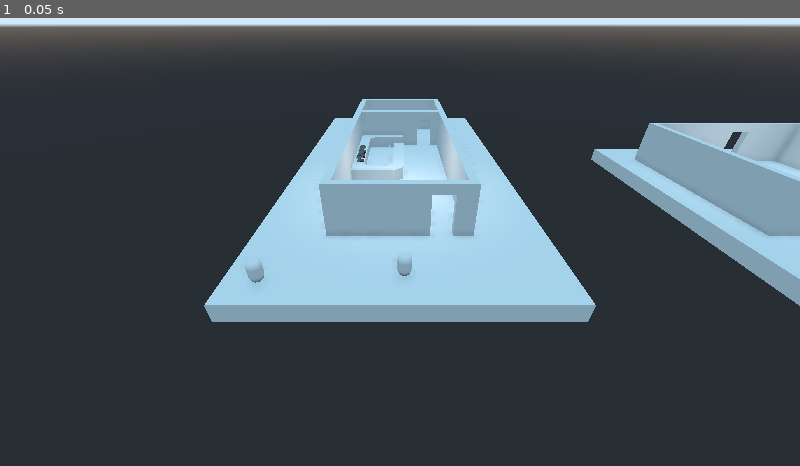
Above: before the commit, frame 1.
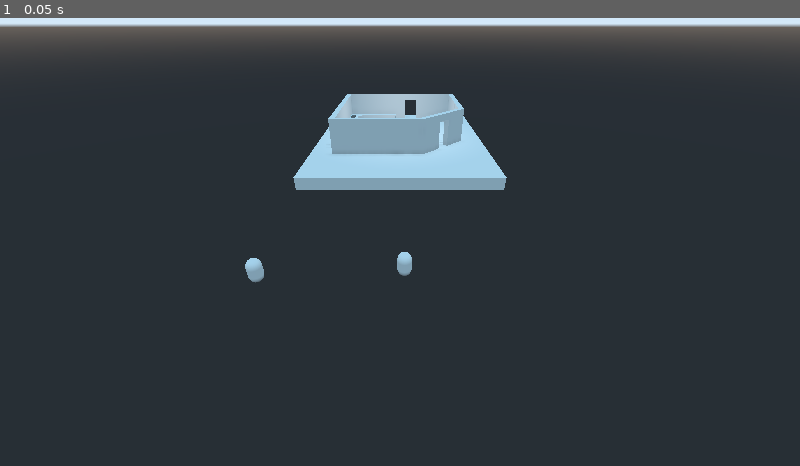
Above: after the commit, the same moment.

Repository: outfrost/ld49
Game: Godot game, scene res://level/CafeNavmesh.tscn
The game is run twice, just before and just after one commit, with the same random seed, the same clock (stepped at 60 frames per second) and the same inputs. This scene is started directly instead of the project's main scene.
Inputs:
- Up to frame 1 (0.05 s): no input

The runs differ from the first frame. In frame 1, 20% of the frame differs, in the area x 25-100%, y 16-68%.

Commit message:
Simplify test level to one layout

Diff:
--- a/level/Cafe.tscn
+++ b/level/Cafe.tscn
@@ -1,12 +1,12 @@
-[gd_scene load_steps=9 format=2]
+[gd_scene load_steps=7 format=2]
 
 [ext_resource path="res://assets/single_espressomachine.tscn" type="PackedScene" id=1]
 
-[sub_resource type="CubeMesh" id=1]
-size = Vector3( 22, 3, 0.5 )
-
-[sub_resource type="CubeMesh" id=2]
-size = Vector3( 16, 1, 32 )
+[sub_resource type="CubeMesh" id=6]
+size = Vector3( 12, 3, 0.5 )
+
+[sub_resource type="CubeMesh" id=7]
+size = Vector3( 16, 1, 20 )
 
 [sub_resource type="CubeMesh" id=3]
 size = Vector3( 1.2, 0.9, 0.75 )
@@ -17,290 +17,20 @@
 [sub_resource type="CubeMesh" id=5]
 size = Vector3( 1.25, 0.05, 0.85 )
 
-[sub_resource type="CubeMesh" id=6]
-size = Vector3( 12, 3, 0.5 )
-
-[sub_resource type="CubeMesh" id=7]
-size = Vector3( 16, 1, 20 )
-
 [node name="Cafe" type="Spatial"]
 
 [node name="Camera" type="Camera" parent="."]
-transform = Transform( 0.707107, -0.541675, 0.45452, 0, 0.642788, 0.766044, -0.707107, -0.541675, 0.45452, 28.25, 15.25, 22.25 )
+transform = Transform( 0.707107, -0.541675, 0.45452, 0, 0.642788, 0.766044, -0.707107, -0.541675, 0.45452, 8.5, 10.75, 8 )
 current = true
 far = 200.0
 
-[node name="MeshInstance2" type="MeshInstance" parent="."]
-transform = Transform( -4.37114e-08, 0, 1, 0, 1, 0, -1, 0, -4.37114e-08, -3.75, 1.5, 8.25 )
-mesh = SubResource( 1 )
-material/0 = null
-
-[node name="MeshInstance3" type="MeshInstance" parent="."]
-transform = Transform( -4.37114e-08, 0, 1, 0, 1, 0, -1, 0, -4.37114e-08, 3.75, 1.5, 8.25 )
-mesh = SubResource( 1 )
-material/0 = null
-
-[node name="CSGBox" type="CSGBox" parent="."]
-transform = Transform( 1, 0, 0, 0, 1, 0, 0, 0, 1, 0, 1.5, 19 )
-width = 8.0
-height = 3.0
-depth = 0.5
-
-[node name="CSGBox" type="CSGBox" parent="CSGBox"]
-transform = Transform( 1, 0, 0, 0, 1, 0, 0, 0, 1, 2.25, -0.3, 0 )
-operation = 2
-width = 1.25
-height = 2.4
-depth = 0.5
-
-[node name="CSGBox2" type="CSGBox" parent="."]
-transform = Transform( 1, 0, 0, 0, 1, 0, 0, 0, 1, 0, 1.5, 3 )
-width = 8.0
-height = 3.0
-depth = 0.5
-
-[node name="CSGBox" type="CSGBox" parent="CSGBox2"]
-transform = Transform( 1, 0, 0, 0, 1, 0, 0, 0, 1, 2.25, -0.3, 0 )
-operation = 2
-width = 1.25
-height = 2.4
-depth = 0.5
-
-[node name="CSGBox3" type="CSGBox" parent="."]
-transform = Transform( 1, 0, 0, 0, 1, 0, 0, 0, 1, 0, 1.5, -2.5 )
-width = 8.0
-height = 3.0
-depth = 0.5
-
-[node name="MeshInstance" type="MeshInstance" parent="."]
-transform = Transform( 1, 0, 0, 0, 1, 0, 0, 0, 1, 0, -0.5, 8.5 )
-mesh = SubResource( 2 )
-material/0 = null
-
-[node name="Counter11" type="MeshInstance" parent="."]
-transform = Transform( -4.37114e-08, 0, 1, 0, 1, 0, -1, 0, -4.37114e-08, -3.125, 0.45, 10.125 )
-mesh = SubResource( 3 )
-material/0 = null
-
-[node name="MeshInstance" type="MeshInstance" parent="Counter11"]
-transform = Transform( 1, 0, 0, 0, 1, 0, 0, 0, 1, 0, 0.45, 0.025 )
-mesh = SubResource( 4 )
-material/0 = null
-
-[node name="Counter12" type="MeshInstance" parent="."]
-transform = Transform( -4.37114e-08, 0, 1, 0, 1, 0, -1, 0, -4.37114e-08, -3.125, 0.45, 8.875 )
-mesh = SubResource( 3 )
-material/0 = null
-
-[node name="MeshInstance" type="MeshInstance" parent="Counter12"]
-transform = Transform( 1, 0, 0, 0, 1, 0, 0, 0, 1, 0, 0.45, 0.025 )
-mesh = SubResource( 4 )
-material/0 = null
-
-[node name="Counter13" type="MeshInstance" parent="."]
-transform = Transform( -4.37114e-08, 0, 1, 0, 1, 0, -1, 0, -4.37114e-08, -3.125, 0.45, 7.625 )
-mesh = SubResource( 3 )
-material/0 = null
-
-[node name="MeshInstance" type="MeshInstance" parent="Counter13"]
-transform = Transform( 1, 0, 0, 0, 1, 0, 0, 0, 1, 0, 0.45, 0.025 )
-mesh = SubResource( 4 )
-material/0 = null
-
-[node name="Counter14" type="MeshInstance" parent="."]
-transform = Transform( -4.37114e-08, 0, 1, 0, 1, 0, -1, 0, -4.37114e-08, -3.125, 0.45, 6.375 )
-mesh = SubResource( 3 )
-material/0 = null
-
-[node name="MeshInstance" type="MeshInstance" parent="Counter14"]
-transform = Transform( 1, 0, 0, 0, 1, 0, 0, 0, 1, 0, 0.45, 0.025 )
-mesh = SubResource( 4 )
-material/0 = null
-
-[node name="Counter16" type="MeshInstance" parent="."]
-transform = Transform( -4.37114e-08, 0, 1, 0, 1, 0, -1, 0, -4.37114e-08, -3.125, 0.45, 5.125 )
-mesh = SubResource( 3 )
-material/0 = null
-
-[node name="MeshInstance" type="MeshInstance" parent="Counter16"]
-transform = Transform( 1, 0, 0, 0, 1, 0, 0, 0, 1, 0, 0.45, 0.025 )
-mesh = SubResource( 4 )
-material/0 = null
-
-[node name="Counter2" type="MeshInstance" parent="."]
-transform = Transform( 1, 0, 0, 0, 1, 0, 0, 0, 1, -1.625, 0.45, 3.625 )
-mesh = SubResource( 3 )
-material/0 = null
-
-[node name="MeshInstance" type="MeshInstance" parent="Counter2"]
-transform = Transform( 1, 0, 0, 0, 1, 0, 0, 0, 1, 0, 0.45, 0.025 )
-mesh = SubResource( 4 )
-material/0 = null
-
-[node name="Counter3" type="MeshInstance" parent="."]
-transform = Transform( 1, 0, 0, 0, 1, 0, 0, 0, 1, -0.375, 0.45, 3.625 )
-mesh = SubResource( 3 )
-material/0 = null
-
-[node name="MeshInstance" type="MeshInstance" parent="Counter3"]
-transform = Transform( 1, 0, 0, 0, 1, 0, 0, 0, 1, 0, 0.45, 0.025 )
-mesh = SubResource( 4 )
-material/0 = null
-
-[node name="Counter4" type="MeshInstance" parent="."]
-transform = Transform( -4.37114e-08, 0, -1, 0, 1, 0, 1, 0, -4.37114e-08, -0.125, 0.45, 6.375 )
-mesh = SubResource( 3 )
-material/0 = null
-
-[node name="MeshInstance" type="MeshInstance" parent="Counter4"]
-transform = Transform( 1, 0, 0, 0, 1, 0, 0, 0, 1, 0, 0.45, -0.025 )
-mesh = SubResource( 5 )
-material/0 = null
-
-[node name="Counter5" type="MeshInstance" parent="."]
-transform = Transform( -4.37114e-08, 0, -1, 0, 1, 0, 1, 0, -4.37114e-08, -0.125, 0.45, 7.625 )
-mesh = SubResource( 3 )
-material/0 = null
-
-[node name="MeshInstance" type="MeshInstance" parent="Counter5"]
-transform = Transform( 1, 0, 0, 0, 1, 0, 0, 0, 1, 0, 0.45, -0.025 )
-mesh = SubResource( 5 )
-material/0 = null
-
-[node name="Counter6" type="MeshInstance" parent="."]
-transform = Transform( -4.37114e-08, 0, -1, 0, 1, 0, 1, 0, -4.37114e-08, -0.125, 0.45, 8.875 )
-mesh = SubResource( 3 )
-material/0 = null
-
-[node name="MeshInstance" type="MeshInstance" parent="Counter6"]
-transform = Transform( 1, 0, 0, 0, 1, 0, 0, 0, 1, 0, 0.45, -0.025 )
-mesh = SubResource( 5 )
-material/0 = null
-
-[node name="Counter7" type="MeshInstance" parent="."]
-transform = Transform( -4.37114e-08, 0, -1, 0, 1, 0, 1, 0, -4.37114e-08, -0.125, 0.45, 10.125 )
-mesh = SubResource( 3 )
-material/0 = null
-
-[node name="MeshInstance" type="MeshInstance" parent="Counter7"]
-transform = Transform( 1, 0, 0, 0, 1, 0, 0, 0, 1, 0, 0.45, -0.025 )
-mesh = SubResource( 5 )
-material/0 = null
-
-[node name="Counter9" type="MeshInstance" parent="."]
-transform = Transform( -1, 0, 8.74228e-08, 0, 1, 0, -8.74228e-08, 0, -1, -1.625, 0.45, 11.625 )
-mesh = SubResource( 3 )
-material/0 = null
-
-[node name="MeshInstance" type="MeshInstance" parent="Counter9"]
-transform = Transform( 1, 0, 0, 0, 1, 0, 0, 0, 1, 0, 0.45, -0.025 )
-mesh = SubResource( 5 )
-material/0 = null
-
-[node name="Counter8" type="CSGBox" parent="."]
-transform = Transform( -4.37114e-08, 0, -1, 0, 1, 0, 1, 0, -4.37114e-08, -0.375, 0.45, 11.375 )
-width = 1.25
-height = 0.9
-depth = 1.25
-
-[node name="CSGBox" type="CSGBox" parent="Counter8"]
-transform = Transform( 0.707107, 0, 0.707107, 0, 1, 0, -0.707107, 0, 0.707107, 0.75, 0, -0.75 )
-operation = 2
-width = 1.25
-height = 0.9
-depth = 1.25
-
-[node name="Counter9" type="CSGBox" parent="Counter8"]
-transform = Transform( 1, 0, 0, 0, 1, 0, 0, 0, 1, -0.375, 0, 0.375 )
-operation = 2
-width = 0.5
-height = 0.9
-depth = 0.5
-
-[node name="Asdgf" type="CSGBox" parent="Counter8"]
-transform = Transform( 1, 0, 0, 0, 1, 0, 0, 0, 1, 0.038, 0.45, -0.038 )
-width = 1.325
-height = 0.05
-depth = 1.325
-
-[node name="CSGBox2" type="CSGBox" parent="Counter8/Asdgf"]
-transform = Transform( 0.707107, 0, 0.707107, 0, 1, 0, -0.707107, 0, 0.707107, 0.762, 0, -0.762 )
-operation = 2
-width = 1.25
-height = 0.1
-depth = 1.25
-
-[node name="CSGBox3" type="CSGBox" parent="Counter8/Asdgf"]
-transform = Transform( 0.707107, 0, 0.707107, 0, 1, 0, -0.707107, 0, 0.707107, -0.613, 0, 0.613 )
-operation = 2
-width = 0.532
-height = 0.1
-depth = 0.7
-
-[node name="Counter10" type="CSGBox" parent="."]
-transform = Transform( -1, 0, 8.74228e-08, 0, 1, 0, -8.74228e-08, 0, -1, -2.875, 0.45, 11.375 )
-width = 1.25
-height = 0.9
-depth = 1.25
-
-[node name="Counter9" type="CSGBox" parent="Counter10"]
-transform = Transform( 1, 0, 0, 0, 1, 0, 0, 0, 1, -0.375, 0, 0.375 )
-operation = 2
-width = 0.5
-height = 0.9
-depth = 0.5
-
-[node name="Asdgf" type="CSGBox" parent="Counter10"]
-transform = Transform( 1, 0, 0, 0, 1, 0, 0, 0, 1, 0.038, 0.45, -0.038 )
-width = 1.325
-height = 0.05
-depth = 1.325
-
-[node name="CSGBox3" type="CSGBox" parent="Counter10/Asdgf"]
-transform = Transform( 0.707107, 0, 0.707107, 0, 1, 0, -0.707107, 0, 0.707107, -0.613, 0, 0.613 )
-operation = 2
-width = 0.532
-height = 0.1
-depth = 0.7
-
-[node name="Counter15" type="CSGBox" parent="."]
-transform = Transform( 1.31134e-07, 0, 1, 0, 1, 0, -1, 0, 1.31134e-07, -2.875, 0.45, 3.875 )
-width = 1.25
-height = 0.9
-depth = 1.25
-
-[node name="Counter9" type="CSGBox" parent="Counter15"]
-transform = Transform( 1, 0, 0, 0, 1, 0, 0, 0, 1, -0.375, 0, 0.375 )
-operation = 2
-width = 0.5
-height = 0.9
-depth = 0.5
-
-[node name="Asdgf" type="CSGBox" parent="Counter15"]
-transform = Transform( 1, 0, 0, 0, 1, 0, 0, 0, 1, 0.038, 0.45, -0.038 )
-width = 1.325
-height = 0.05
-depth = 1.325
-
-[node name="CSGBox3" type="CSGBox" parent="Counter15/Asdgf"]
-transform = Transform( 0.707107, 0, 0.707107, 0, 1, 0, -0.707107, 0, 0.707107, -0.613, 0, 0.613 )
-operation = 2
-width = 0.532
-height = 0.1
-depth = 0.7
-
-[node name="OmniLight" type="OmniLight" parent="."]
-transform = Transform( 1, 0, 0, 0, 1, 0, 0, 0, 1, 0, 2.5, 13.5 )
-light_energy = 0.5
-omni_range = 10.0
-
 [node name="MeshInstance4" type="MeshInstance" parent="."]
-transform = Transform( -4.37114e-08, 0, 1, 0, 1, 0, -1, 0, -4.37114e-08, 20.25, 1.5, 13.25 )
+transform = Transform( -4.37114e-08, 0, 1, 0, 1, 0, -1, 0, -4.37114e-08, -5.75, 1.5, 0 )
 mesh = SubResource( 6 )
 material/0 = null
 
 [node name="CSGBox4" type="CSGBox" parent="."]
-transform = Transform( 0.707107, 0, 0.707107, 0, 1, 0, -0.707107, 0, 0.707107, 29.825, 1.5, 17.1 )
+transform = Transform( 0.707107, 0, 0.707107, 0, 1, 0, -0.707107, 0, 0.707107, 3.825, 1.5, 3.85 )
 width = 5.666
 height = 3.0
 depth = 0.5
@@ -313,7 +43,7 @@
 depth = 0.5
 
 [node name="CSGBox5" type="CSGBox" parent="."]
-transform = Transform( 1, 0, 0, 0, 1, 0, 0, 0, 1, 26, 1.5, 7.5 )
+transform = Transform( 1, 0, 0, 0, 1, 0, 0, 0, 1, 0, 1.5, -5.75 )
 width = 12.0
 height = 3.0
 depth = 0.5
@@ -326,24 +56,24 @@
 depth = 0.5
 
 [node name="CSGBox6" type="CSGBox" parent="."]
-transform = Transform( -4.37114e-08, 0, 1, 0, 1, 0, -1, 0, -4.37114e-08, 31.75, 1.5, 11.25 )
+transform = Transform( -4.37114e-08, 0, 1, 0, 1, 0, -1, 0, -4.37114e-08, 5.75, 1.5, -2 )
 width = 8.0
 height = 3.0
 depth = 0.5
 
 [node name="CSGBox7" type="CSGBox" parent="."]
-transform = Transform( 1, 0, 0, 0, 1, 0, 0, 0, 1, 24, 1.5, 19 )
+transform = Transform( 1, 0, 0, 0, 1, 0, 0, 0, 1, -2, 1.5, 5.75 )
 width = 8.0
 height = 3.0
 depth = 0.5
 
 [node name="MeshInstance6" type="MeshInstance" parent="."]
-transform = Transform( 1, 0, 0, 0, 1, 0, 0, 0, 1, 26, -0.5, 14.5 )
+transform = Transform( 1, 0, 0, 0, 1, 0, 0, 0, 1, 0, -0.5, 1.25 )
 mesh = SubResource( 7 )
 material/0 = null
 
 [node name="Counter17" type="MeshInstance" parent="."]
-transform = Transform( -4.37114e-08, 0, 1, 0, 1, 0, -1, 0, -4.37114e-08, 20.875, 0.45, 13.375 )
+transform = Transform( -4.37114e-08, 0, 1, 0, 1, 0, -1, 0, -4.37114e-08, -5.125, 0.45, 0.125 )
 mesh = SubResource( 3 )
 material/0 = null
 
@@ -353,7 +83,7 @@
 material/0 = null
 
 [node name="Counter18" type="MeshInstance" parent="."]
-transform = Transform( -4.37114e-08, 0, 1, 0, 1, 0, -1, 0, -4.37114e-08, 20.875, 0.45, 12.125 )
+transform = Transform( -4.37114e-08, 0, 1, 0, 1, 0, -1, 0, -4.37114e-08, -5.125, 0.45, -1.125 )
 mesh = SubResource( 3 )
 material/0 = null
 
@@ -363,7 +93,7 @@
 material/0 = null
 
 [node name="Counter19" type="MeshInstance" parent="."]
-transform = Transform( -4.37114e-08, 0, 1, 0, 1, 0, -1, 0, -4.37114e-08, 20.875, 0.45, 10.875 )
+transform = Transform( -4.37114e-08, 0, 1, 0, 1, 0, -1, 0, -4.37114e-08, -5.125, 0.45, -2.375 )
 mesh = SubResource( 3 )
 material/0 = null
 
@@ -373,7 +103,7 @@
 material/0 = null
 
 [node name="Counter20" type="MeshInstance" parent="."]
-transform = Transform( 1, 0, 0, 0, 1, 0, 0, 0, 1, 24.875, 0.45, 8.125 )
+transform = Transform( 1, 0, 0, 0, 1, 0, 0, 0, 1, -1.125, 0.45, -5.125 )
 mesh = SubResource( 3 )
 material/0 = null
 
@@ -383,7 +113,7 @@
 material/0 = null
 
 [node name="Counter21" type="MeshInstance" parent="."]
-transform = Transform( -4.37114e-08, 0, 1, 0, 1, 0, -1, 0, -4.37114e-08, 20.875, 0.45, 9.625 )
+transform = Transform( -4.37114e-08, 0, 1, 0, 1, 0, -1, 0, -4.37114e-08, -5.125, 0.45, -3.625 )
 mesh = SubResource( 3 )
 material/0 = null
 
@@ -393,7 +123,7 @@
 material/0 = null
 
 [node name="Counter22" type="MeshInstance" parent="."]
-transform = Transform( 1, 0, 0, 0, 1, 0, 0, 0, 1, 22.375, 0.45, 8.125 )
+transform = Transform( 1, 0, 0, 0, 1, 0, 0, 0, 1, -3.625, 0.45, -5.125 )
 mesh = SubResource( 3 )
 material/0 = null
 
@@ -403,7 +133,7 @@
 material/0 = null
 
 [node name="Counter23" type="MeshInstance" parent="."]
-transform = Transform( 1, 0, 0, 0, 1, 0, 0, 0, 1, 23.625, 0.45, 8.125 )
+transform = Transform( 1, 0, 0, 0, 1, 0, 0, 0, 1, -2.375, 0.45, -5.125 )
 mesh = SubResource( 3 )
 material/0 = null
 
@@ -413,7 +143,7 @@
 material/0 = null
 
 [node name="Counter24" type="MeshInstance" parent="."]
-transform = Transform( -1, 0, 8.74228e-08, 0, 1, 0, -8.74228e-08, 0, -1, 23.625, 0.45, 14.875 )
+transform = Transform( -1, 0, 8.74228e-08, 0, 1, 0, -8.74228e-08, 0, -1, -2.375, 0.45, 1.625 )
 mesh = SubResource( 3 )
 material/0 = null
 
@@ -423,7 +153,7 @@
 material/0 = null
 
 [node name="Counter25" type="MeshInstance" parent="."]
-transform = Transform( -4.37114e-08, 0, -1, 0, 1, 0, 1, 0, -4.37114e-08, 25.125, 0.45, 10.875 )
+transform = Transform( -4.37114e-08, 0, -1, 0, 1, 0, 1, 0, -4.37114e-08, -0.875, 0.45, -2.375 )
 mesh = SubResource( 3 )
 material/0 = null
 
@@ -433,7 +163,7 @@
 material/0 = null
 
 [node name="Counter26" type="MeshInstance" parent="."]
-transform = Transform( -4.37114e-08, 0, -1, 0, 1, 0, 1, 0, -4.37114e-08, 25.125, 0.45, 12.125 )
+transform = Transform( -4.37114e-08, 0, -1, 0, 1, 0, 1, 0, -4.37114e-08, -0.875, 0.45, -1.125 )
 mesh = SubResource( 3 )
 material/0 = null
 
@@ -443,7 +173,7 @@
 material/0 = null
 
 [node name="Counter27" type="MeshInstance" parent="."]
-transform = Transform( -4.37114e-08, 0, -1, 0, 1, 0, 1, 0, -4.37114e-08, 25.125, 0.45, 13.375 )
+transform = Transform( -4.37114e-08, 0, -1, 0, 1, 0, 1, 0, -4.37114e-08, -0.875, 0.45, 0.125 )
 mesh = SubResource( 3 )
 material/0 = null
 
@@ -453,7 +183,7 @@
 material/0 = null
 
 [node name="Counter28" type="MeshInstance" parent="."]
-transform = Transform( -1, 0, 8.74228e-08, 0, 1, 0, -8.74228e-08, 0, -1, 22.375, 0.45, 14.875 )
+transform = Transform( -1, 0, 8.74228e-08, 0, 1, 0, -8.74228e-08, 0, -1, -3.625, 0.45, 1.625 )
 mesh = SubResource( 3 )
 material/0 = null
 
@@ -463,7 +193,7 @@
 material/0 = null
 
 [node name="Counter29" type="CSGBox" parent="."]
-transform = Transform( -4.37114e-08, 0, -1, 0, 1, 0, 1, 0, -4.37114e-08, 24.875, 0.45, 14.625 )
+transform = Transform( -4.37114e-08, 0, -1, 0, 1, 0, 1, 0, -4.37114e-08, -1.125, 0.45, 1.375 )
 width = 1.25
 height = 0.9
 depth = 1.25
@@ -503,7 +233,7 @@
 depth = 0.7
 
 [node name="Counter30" type="CSGBox" parent="."]
-transform = Transform( -1, 0, 8.74228e-08, 0, 1, 0, -8.74228e-08, 0, -1, 21.125, 0.45, 14.625 )
+transform = Transform( -1, 0, 8.74228e-08, 0, 1, 0, -8.74228e-08, 0, -1, -4.875, 0.45, 1.375 )
 width = 1.25
 height = 0.9
 depth = 1.25
@@ -529,7 +259,7 @@
 depth = 0.7
 
 [node name="Counter31" type="CSGBox" parent="."]
-transform = Transform( 1.31134e-07, 0, 1, 0, 1, 0, -1, 0, 1.31134e-07, 21.125, 0.45, 8.375 )
+transform = Transform( 1.31134e-07, 0, 1, 0, 1, 0, -1, 0, 1.31134e-07, -4.875, 0.45, -4.875 )
 width = 1.25
 height = 0.9
 depth = 1.25
@@ -555,15 +285,15 @@
 depth = 0.7
 
 [node name="OmniLight2" type="OmniLight" parent="."]
-transform = Transform( 1, 0, 0, 0, 1, 0, 0, 0, 1, 26, 2.5, 13.5 )
+transform = Transform( 1, 0, 0, 0, 1, 0, 0, 0, 1, 0, 2.5, 0.25 )
 light_energy = 0.5
 omni_range = 10.0
 
 [node name="single_espresso_exportPrep" parent="." instance=ExtResource( 1 )]
-transform = Transform( -1.5299e-08, 0, -0.35, 0, 0.35, 0, 0.35, 0, -1.5299e-08, -3, 0.925, 10.325 )
+transform = Transform( -1.5299e-08, 0, -0.35, 0, 0.35, 0, 0.35, 0, -1.5299e-08, -5, 0.925, -0.175 )
 
 [node name="single_espresso_exportPrep2" parent="." instance=ExtResource( 1 )]
-transform = Transform( -1.5299e-08, 0, -0.35, 0, 0.35, 0, 0.35, 0, -1.5299e-08, -3, 0.925, 9.325 )
+transform = Transform( -1.5299e-08, 0, -0.35, 0, 0.35, 0, 0.35, 0, -1.5299e-08, -5, 0.925, -1.175 )
 
 [node name="single_espresso_exportPrep3" parent="." instance=ExtResource( 1 )]
-transform = Transform( -1.5299e-08, 0, -0.35, 0, 0.35, 0, 0.35, 0, -1.5299e-08, -3, 0.925, 8.325 )
+transform = Transform( -1.5299e-08, 0, -0.35, 0, 0.35, 0, 0.35, 0, -1.5299e-08, -5, 0.925, -2.175 )
